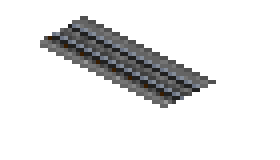
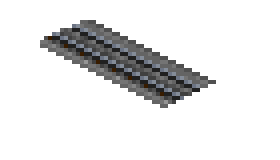
Revision of a layered (280, 160) image; what changed, layer by layer:
painted on "Layer 5" over [68, 16, 88, 28]
